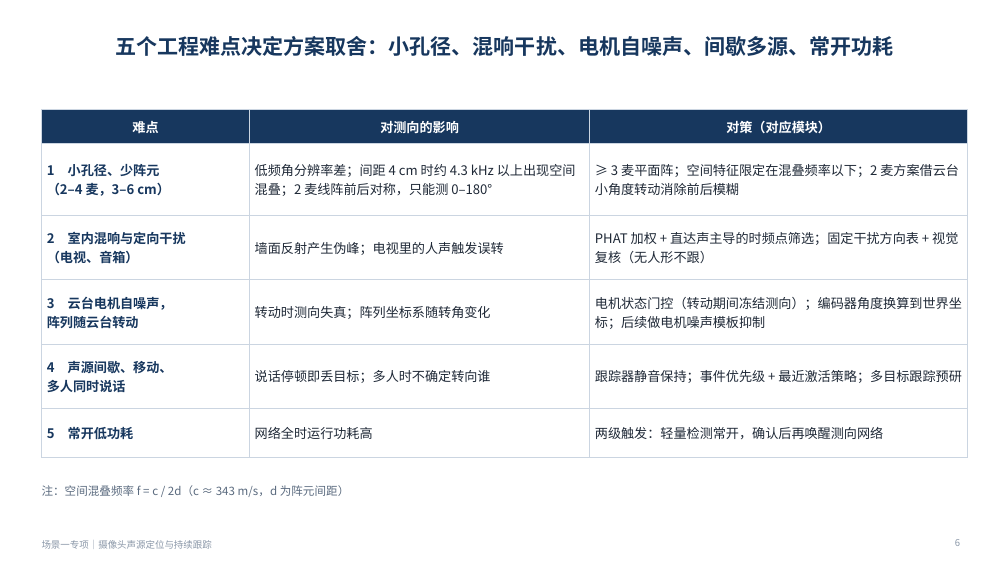
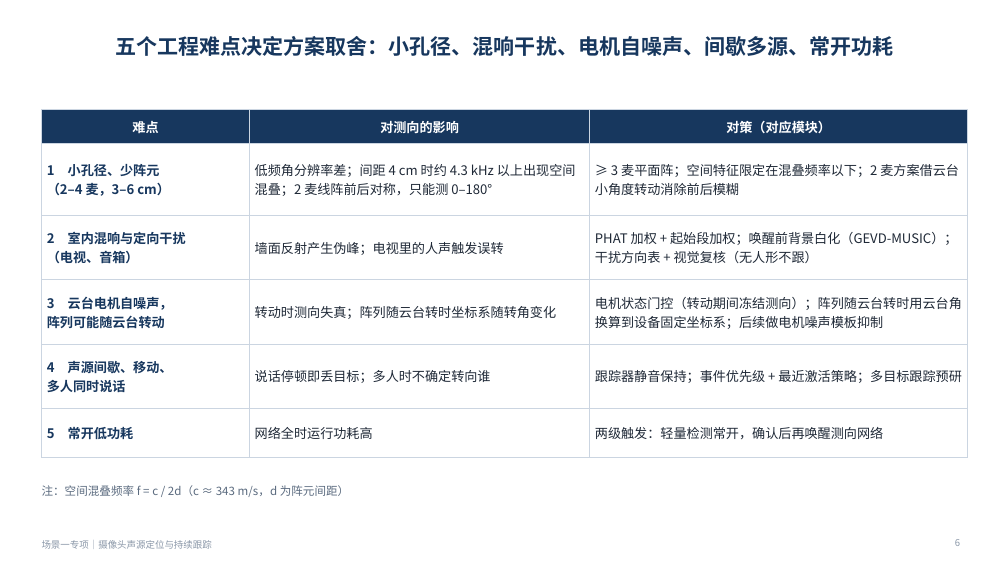
Before and after one commit to ZeroFoxxi/ssl-scene1, a slide deck: slide 6 of 场景一专项_摄像头声源定位与跟踪_方案选型与数据集.pptx. Drawn at 1008x567 pixels with LibreOffice and Linux fonts; fonts in the diff are those of the drawing. Boxes give left, top, right and bottom in pixels: in the first picture for what was removed or moved away, otherwise in the second. Text is boxed around its words. In the diff, an @@ line names an element or a change of style, - is before the commit and + after.

```diff
--- a/场景一专项_摄像头声源定位与跟踪_方案选型与数据集.pptx
+++ b/场景一专项_摄像头声源定位与跟踪_方案选型与数据集.pptx
@@ table at (42, 110, 968, 443) @@
-row 3, column 3: PHAT 加权 + 直达声主导的时频点筛选；固定干扰方向表 + 视觉复核（无人形不跟）
+row 3, column 3: PHAT 加权 + 起始段加权；唤醒前背景白化（GEVD-MUSIC）；干扰方向表 + 视觉复核（无人形不跟）
-row 4: 3 云台电机自噪声， / 阵列随云台转动 | 转动时测向失真；阵列坐标系随转角变化 | 电机状态门控（转动期间冻结测向）；编码器角度换算到世界坐标；后续做电机噪声模板抑制
+row 4: 3 云台电机自噪声， / 阵列可能随云台转动 | 转动时测向失真；阵列随云台转时坐标系随转角变化 | 电机状态门控（转动期间冻结测向）；阵列随云台转时用云台角换算到设备固定坐标系；后续做电机噪声模板抑制
```
Also in this commit, not shown: 19 other slides changed, 2 slides added, 1 slide removed, 5 other files.
